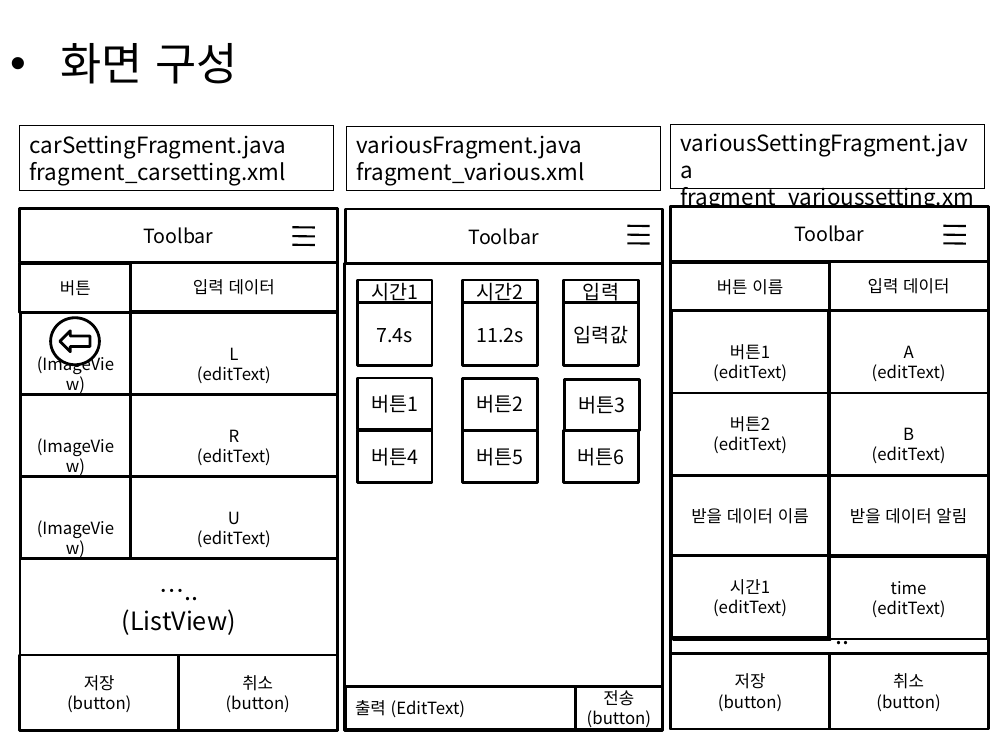
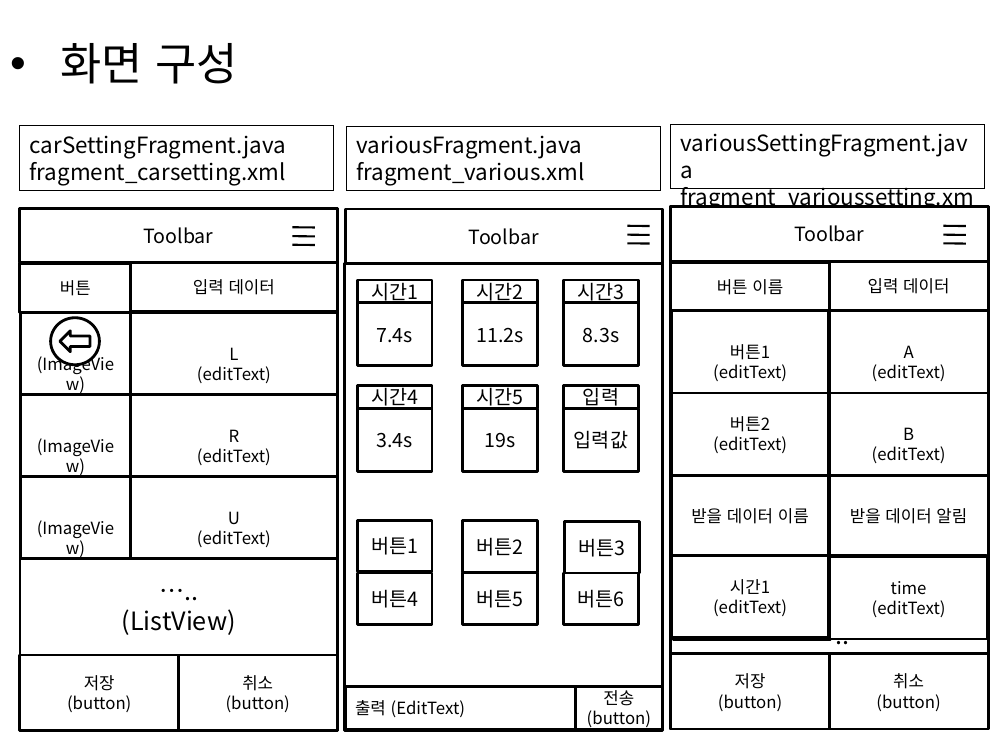
Before and after one commit to younggunwon/AduinoRemote, a slide deck: slide 7 of 아두이노 블루투스 리모콘.pptm. Drawn at 1008x756 pixels with LibreOffice and Linux fonts; fonts in the diff are those of the drawing. Boxes give left, top, right and bottom in pixels: in the first picture for what was removed or moved away, otherwise in the second. Text is boxed around its words. In the diff, an @@ line names an element or a change of style, - is before the commit and + after.

```diff
--- a/아두이노 블루투스 리모콘.pptm
+++ b/아두이노 블루투스 리모콘.pptm
@@ group added at [357, 280, 638, 472]: 6 rectangles @@
+8.3s
+시간3
+3.4s
+19s
+시간5
+시간4
@@ rectangle "입력": place and size @@
-rectangle "입력" at [563, 280, 638, 302]
+rectangle "입력" at [563, 386, 638, 408]
@@ rectangle "입력값": place and size @@
-rectangle "입력값" at [563, 302, 638, 366]
+rectangle "입력값" at [563, 408, 638, 472]
@@ 3 rectangles: place and size @@
-3 rectangles at [357, 378, 639, 430]
+3 rectangles at [357, 520, 639, 573]
@@ 3 rectangles: place and size @@
-3 rectangles at [357, 430, 638, 482]
+3 rectangles at [357, 573, 638, 624]
```
Also in this commit, not shown: 15 other files.
